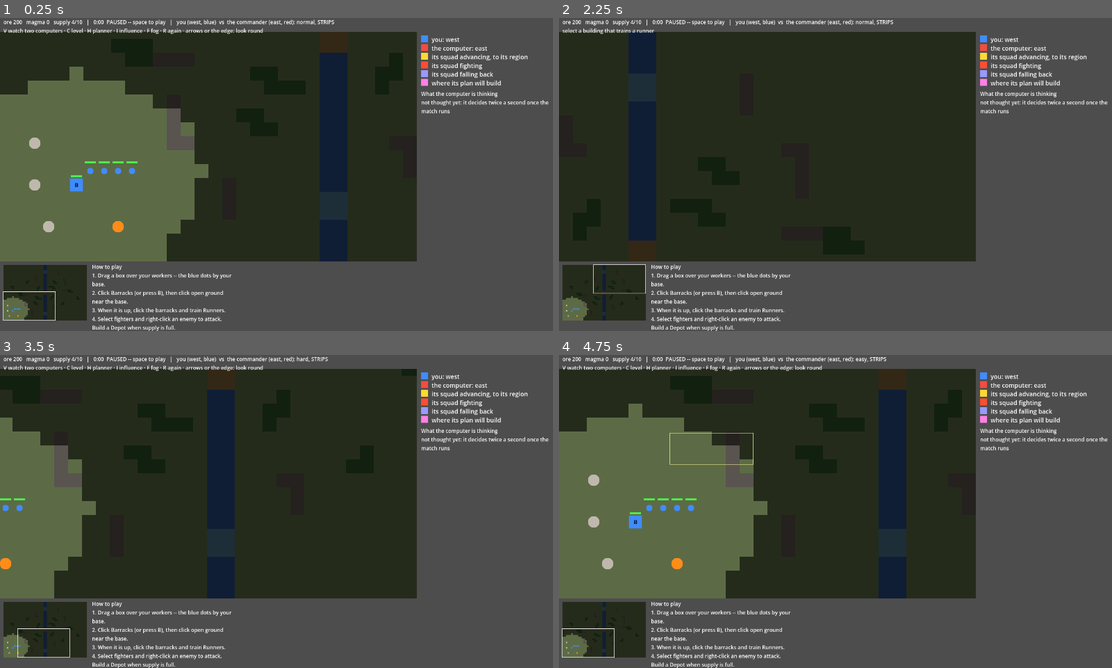
Above: before the commit, frames 1-4 (two rows, left to right).
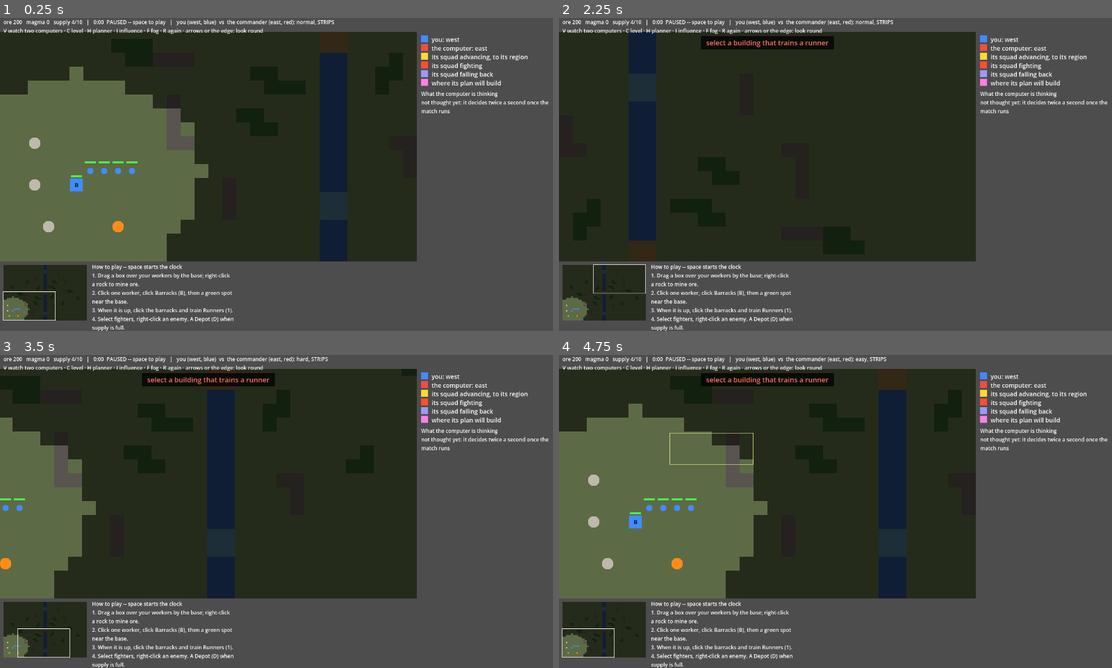
Above: after the commit, the same moments.

Repository: boscocp/game-ai-kit
Game: Godot game, scene res://game/rts/rts.tscn
The game is run twice, just before and just after one commit, with the same random seed, the same clock (stepped at 60 frames per second) and the same inputs. This scene is started directly instead of the project's main scene.
Inputs (mouse positions are in pixels of both pictures, inside the frame that each line leads up to):
- Up to frame 1 (0.25 s): no input
- Up to frame 2 (2.25 s): tap Enter (ui_accept) at 0.5, 1.25, 2 s; drag from (603, 293) to (890, 105) at 0.52 s; drag from (724, 190) to (807, 237) at 1.27 s; move the mouse to (890, 105) at 2.02 s; hold Right (ui_right) from 2.03 s (still down); tap 1 at 2.1 s
- Up to frame 3 (3.5 s): tap C at 2.3 s; release Right (ui_right) at 2.75 s; drag from (248, 574) to (110, 464) at 2.77 s
- Up to frame 4 (4.75 s): move the mouse to (1001, 558) at 3.52 s; hold Left (ui_left) 3.53-4.25 s; tap Space at 3.6 s; tap Enter (ui_accept) at 3.77, 4.25 s; tap C at 3.8 s; drag from (669, 464) to (752, 433) at 4.27 s

The runs differ from the first frame. In frame 1, 0.7% of the frame differs, in the area x 16-43%, y 78-100%; in frame 2, 1.9%, in the area x 0-50%, y 3-100%; in frame 3, 1.6%; in frame 4, 1.6%.

Commit message:
fix: building in the RTS shows what will happen before the click and after it
The owner tried to build a barracks and saw nothing happen. The rules
had taken it -- a site starts at 1 health, a grey slab, and goes up over
fifteen seconds of game once the worker walks there -- or refused it in a
line nobody reads. Now the building under the cursor is drawn green where
RtsRules.why_refused would take it and red with the reason where not (the
rules asked, never given an order); every refusal and every placing is a
message across the map; a site is outlined with its progress; and the
how-to-play says the person's workers start idle.

Diff:
--- a/godot/game/rts/queue_side.gd
+++ b/godot/game/rts/queue_side.gd
@@ -24,6 +24,13 @@
 
 func _fill_queue(view: RtsSnapshot) -> void:
 	_reflexes(view)
+	wish_by_rules(queue, view)
+
+
+## The rules, wished into `queue` for the side `view` belongs to. Static, so
+## a commander told to plan nothing (horizon 0, `RtsLevels`' easy) plays its
+## economy by exactly these.
+static func wish_by_rules(queue: EconomyQueue, view: RtsSnapshot) -> void:
 	var have: Dictionary = _have(view)
 	var seconds: float = float(view.tick) / RtsWorld.TICKS_PER_SECOND
 	if have.get(RtsKinds.BARRACKS, 0) == 0:
@@ -44,7 +51,7 @@
 
 # The fighter it has fewest of, among those it can train now -- runners
 # first on a tie, since they cost no magma.
-func _fewest_fighter(view: RtsSnapshot, have: Dictionary) -> String:
+static func _fewest_fighter(view: RtsSnapshot, have: Dictionary) -> String:
 	var fewest: String = RtsKinds.RUNNER
 	for kind: String in RtsKinds.FIGHTERS:
 		if _can_have(view, have, kind) and have.get(kind, 0) < have.get(fewest, 0):
--- a/godot/game/rts/rts.gd
+++ b/godot/game/rts/rts.gd
@@ -195,7 +195,18 @@
 	if _dragging:
 		_view.dragging = Rect2(_drag_from, motion.position - RtsView.MAP_RECT.position - _drag_from)
 	_view.placing_at = RtsView.to_cell(motion.position)
+	if _view.placing != "":
+		_view.placing_refusal = _why_not_here(_view.placing, _view.placing_at)
 	_view.queue_redraw()
+
+
+# What the rules would say to building `what` at `cell` with a selected
+# worker: asked, never given -- `why_refused` changes nothing.
+func _why_not_here(what: String, cell: Vector2i) -> String:
+	var builder: int = _selected_worker()
+	if builder < 0:
+		return "select a worker to build with"
+	return RtsRules.why_refused(world, RtsScenario.WEST, RtsCommand.build(builder, what, cell))
 
 
 func _on_key(code: Key) -> void:
@@ -232,11 +243,11 @@
 func _on_card(action: String, what: String) -> void:
 	if action == "train":
 		_train(what)
-	elif _selected_movers().any(func(id: int) -> bool: return world.unit(id).kind == RtsKinds.WORKER):
+	elif _selected_worker() >= 0:
 		_view.placing = what
-		last_refusal = "click open ground to put the %s -- right click cancels" % what
+		_say("click open ground to put the %s -- green is a place it can go; right click cancels" % what, false)
 	else:
-		last_refusal = "select a worker to build with"
+		_say("select a worker to build with", true)
 	_refresh()
 
 
@@ -274,14 +285,26 @@
 
 
 func _place(cell: Vector2i) -> void:
+	var builder: int = _selected_worker()
+	var what: String = _view.placing
+	if builder < 0:
+		_say("select a worker to build with", true)
+		_view.placing = ""
+		return
+	_give(RtsCommand.build(builder, what, cell))
+	if last_refusal != "":
+		return
+	_view.placing = ""
+	var seconds: float = float(RtsKinds.of(what, "ticks")) / RtsWorld.TICKS_PER_SECOND
+	_say("%s placed -- the worker walks there and builds it (%d s of game)" % [what, roundi(seconds)], false)
+
+
+# The first worker selected, or -1 when none is.
+func _selected_worker() -> int:
 	for id: int in _selected_movers():
-		var unit: RtsUnit = world.unit(id)
-		if unit != null and unit.kind == RtsKinds.WORKER:
-			_give(RtsCommand.build(id, _view.placing, cell))
-			_view.placing = ""
-			return
-	last_refusal = "select a worker to build with"
-	_view.placing = ""
+		if world.unit(id).kind == RtsKinds.WORKER:
+			return id
+	return -1
 
 
 func _train(kind: String) -> void:
@@ -290,11 +313,21 @@
 		if unit != null and kind in RtsKinds.of(unit.kind, "trains"):
 			_give(RtsCommand.train(id, kind))
 			return
-	last_refusal = "select a building that trains a %s" % kind
+	_say("select a building that trains a %s" % kind, true)
 
 
 func _give(command: RtsCommand) -> void:
 	last_refusal = played.give(RtsScenario.WEST, command)
+	if last_refusal != "":
+		_say(last_refusal, true)
+
+
+# A message across the top of the map for a few seconds: what happened to
+# the order just given. A refusal is red.
+func _say(words: String, bad: bool) -> void:
+	_view.toast = words
+	_view.toast_bad = bad
+	_view.toast_until = Time.get_ticks_msec() + 3500
 
 
 func _selected_movers() -> Array[int]:
--- a/godot/game/rts/rts_art.gd
+++ b/godot/game/rts/rts_art.gd
@@ -70,7 +70,7 @@
 ## which rises as it goes up. False when there is no picture to draw, so
 ## the caller draws a shape instead.
 func draw_unit(canvas: CanvasItem, unit: Dictionary, centre: Vector2, cell: float,
-		facing: Vector2, walking: bool, tick: int) -> bool:
+		facing: Vector2, walking: bool, tick: int, tint: Color = Color.WHITE) -> bool:
 	var kind: String = unit["kind"]
 	if not found or not _images.has(kind):
 		return false
@@ -84,7 +84,7 @@
 		mirrored = octant > 4
 	var cells: float = UNIT_CELLS if int(sheet["directions"]) > 1 else BUILDING_CELLS
 	var size: Vector2 = frame * (cell * cells / maxf(frame.x, frame.y))
-	canvas.draw_texture_rect(_frame_of(kind, maxi(unit["side"], 0), at, mirrored), Rect2(centre - size / 2.0, size), false)
+	canvas.draw_texture_rect(_frame_of(kind, maxi(unit["side"], 0), at, mirrored), Rect2(centre - size / 2.0, size), false, tint)
 	return true
 
 
--- a/godot/game/rts/rts_command_card.gd
+++ b/godot/game/rts/rts_command_card.gd
@@ -37,11 +37,11 @@
 	RtsKinds.BARRACKS: "B", RtsKinds.DEPOT: "D", RtsKinds.LAB: "L", RtsKinds.TOWER: "T", RtsKinds.BASE: "E",
 	RtsKinds.WORKER: "W", RtsKinds.RUNNER: "1", RtsKinds.SHIELD: "2", RtsKinds.MORTAR: "3",
 }
-const HOW_TO_PLAY: String = "How to play\n" \
-	+ "1. Drag a box over your workers -- the blue dots by your base.\n" \
-	+ "2. Click Barracks (or press B), then click open ground near the base.\n" \
-	+ "3. When it is up, click the barracks and train Runners.\n" \
-	+ "4. Select fighters and right-click an enemy to attack. Build a Depot when supply is full."
+const HOW_TO_PLAY: String = "How to play -- space starts the clock\n" \
+	+ "1. Drag a box over your workers by the base; right-click a rock to mine ore.\n" \
+	+ "2. Click one worker, click Barracks (B), then a green spot near the base.\n" \
+	+ "3. When it is up, click the barracks and train Runners (1).\n" \
+	+ "4. Select fighters, right-click an enemy. A Depot (D) when supply is full."
 const BUTTON_SIZE := Vector2(74.0, 50.0)
 
 @onready var _info: Label = $Info
--- a/godot/game/rts/rts_commander.gd
+++ b/godot/game/rts/rts_commander.gd
@@ -48,6 +48,11 @@
 var plans: Array[Dictionary] = []
 
 var _planned_at: int = -1
+# How much it over- or under-counts each kind of enemy fighter it has seen:
+# `evaluation_noise` read as a misjudgement of the enemy's army, drawn once
+# so it misreads the same way all match rather than dithering between
+# counters. 1 for each at a noise of 0.
+var _misjudged: Dictionary = {}
 # What the plan put in the queue last decision.
 var _wished: Array[String] = []
 
@@ -58,10 +63,20 @@
 		use_planner: BuildOrder.Planner = BuildOrder.Planner.STRIPS) -> void:
 	super(side_played, side_level, seed_value)
 	planner = use_planner
+	var dice := RandomNumberGenerator.new()
+	dice.seed = seed_value + 2
+	for kind: String in RtsKinds.FIGHTERS:
+		_misjudged[kind] = 1.0 + dice.randf_range(-level.evaluation_noise, level.evaluation_noise)
 
 
 func _fill_queue(view: RtsSnapshot) -> void:
 	_reflexes(view)
+	if level.plan_horizon == 0:
+		goal_facts = goal(view)
+		steps.clear()
+		schedule.clear()
+		QueueSide.wish_by_rules(queue, view)
+		return
 	var held: PackedStringArray = BuildOrder.facts(view)
 	var wanted: PackedStringArray = goal(view)
 	steps = _still_to_do(steps, held)
@@ -78,7 +93,7 @@
 	var seen: Dictionary = belief.seen_fighters()
 	var most: String = ""
 	for kind: String in seen:
-		if most == "" or seen[kind] > seen[most]:
+		if most == "" or seen[kind] * _misjudged[kind] > seen[most] * _misjudged[most]:
 			most = kind
 	var seconds: float = float(view.tick) / RtsWorld.TICKS_PER_SECOND
 	if most == "":
@@ -97,7 +112,8 @@
 	var shown: Dictionary = super(view)
 	shown["goal"] = goal_facts
 	shown["plan"] = schedule.duplicate(true)
-	shown["planner"] = "STRIPS" if planner == BuildOrder.Planner.STRIPS else "HTN"
+	shown["planner"] = "no plan: the queues' rules" if level.plan_horizon == 0 \
+		else ("STRIPS" if planner == BuildOrder.Planner.STRIPS else "HTN")
 	return shown
 
 
--- a/godot/game/rts/rts_levels.gd
+++ b/godot/game/rts/rts_levels.gd
@@ -7,14 +7,17 @@
 ## does not. What each knob means here:
 ##
 ## - `plan_horizon`: how many steps of the build order the commander looks
-##   ahead. Short, and it walks towards the lab without seeing the mortars
-##   at the end of the chain -- a partial plan, followed and replanned.
+##   ahead. 0 is no plan at all: the economy runs on `QueueSide`'s rules,
+##   measured weaker than the plan. Short, and it walks towards the lab
+##   without seeing the mortars at the end of the chain.
 ## - `search_depth`: 1, a squad weighs the enemy at the region it scores; 2,
 ##   also the enemy round it, who could arrive while it fights.
 ## - `evaluation_noise`: how much each region's score is blurred, as a
-##   fraction either way, before a squad takes the best.
+##   fraction either way, before a squad takes the best -- and how much the
+##   commander misjudges the count of each enemy fighter it has seen, so a
+##   noisy level can build the wrong counter.
 ##
-## Chosen by measurement, not taste: `test/rts_match.gd` plays each level
+## Chosen by measurement, not taste: `make rts-measure` plays each level
 ## against the one below and prints the record, and a level that cannot be
 ## told from its neighbour is cut, as T12 cut its five to three.
 ##
@@ -27,8 +30,8 @@
 ## The levels, weakest first.
 static func presets() -> Array[Difficulty]:
 	return [
-		Difficulty.new("easy", 2, 1, 0.6),
-		Difficulty.new("normal", 4, 1, 0.2),
+		Difficulty.new("easy", 0, 1, 0.6),
+		Difficulty.new("normal", 4, 1, 0.5),
 		Difficulty.new("hard", 8, 2, 0.0),
 	]
 
--- a/godot/game/rts/rts_view.gd
+++ b/godot/game/rts/rts_view.gd
@@ -55,6 +55,14 @@
 ## A building being placed: its kind, or "" for none, and the cell under the mouse.
 var placing: String = ""
 var placing_at: Vector2i = Vector2i(-1, -1)
+## Why the rules would refuse the building under the cursor; "" when they
+## would take it. Asked of `RtsRules` itself, so the preview cannot disagree
+## with the click.
+var placing_refusal: String = ""
+## A message across the top of the map, and until when it shows (msec).
+var toast: String = ""
+var toast_bad: bool = false
+var toast_until: int = 0
 var art: RtsArt
 
 ## The match's tick, which paces the walking frames.
@@ -125,7 +133,9 @@
 	if not everything:
 		_draw_fog()
 	if placing != "" and placing_at != Vector2i(-1, -1):
-		draw_rect(Rect2(to_screen(Vector2(placing_at)), Vector2(CELL, CELL)), Color(1, 1, 1, 0.35))
+		_draw_placing()
+	if toast != "" and Time.get_ticks_msec() < toast_until:
+		_draw_toast()
 	if dragging.size != Vector2.ZERO:
 		draw_rect(dragging.abs(), SELECTED, false, 1.0)
 
@@ -179,6 +189,42 @@
 	var bar := Rect2(centre + Vector2(-CELL * 0.4, -CELL * 0.7), Vector2(CELL * 0.8, 4.0))
 	draw_rect(bar, Color(0.2, 0.0, 0.0))
 	draw_rect(Rect2(bar.position, Vector2(bar.size.x * clampf(unit["health"] / full, 0.0, 1.0), bar.size.y)), Color(0.3, 0.95, 0.3))
+	if not unit["complete"]:
+		_draw_construction(unit, centre)
+
+
+# A site going up: its cell outlined, and how far along it is -- from the
+# work done for one's own, from its health for anybody else's.
+func _draw_construction(unit: Dictionary, centre: Vector2) -> void:
+	var share: float = float(unit["health"]) / float(RtsKinds.of(unit["kind"], "health"))
+	if unit.has("progress"):
+		share = float(unit["progress"]) / float(RtsKinds.of(unit["kind"], "ticks"))
+	draw_rect(Rect2(centre - Vector2(CELL, CELL) * 0.5, Vector2(CELL, CELL)), Color(1.0, 0.9, 0.3), false, 2.0)
+	draw_string(ThemeDB.fallback_font, centre + Vector2(-CELL, CELL * 0.95), "building %d%%" % roundi(share * 100.0),
+		HORIZONTAL_ALIGNMENT_LEFT, -1.0, 12, Color(1.0, 0.9, 0.3))
+
+
+# The building under the cursor, as it would stand: green where the rules
+# take it, red where they would not, with why.
+func _draw_placing() -> void:
+	var good: bool = placing_refusal == ""
+	var tint := Color(0.5, 1.0, 0.5, 0.7) if good else Color(1.0, 0.4, 0.4, 0.7)
+	var centre: Vector2 = to_screen(Vector2(placing_at) + Vector2(0.5, 0.5))
+	var ghost: Dictionary = {"kind": placing, "side": 0, "health": RtsKinds.of(placing, "health"), "complete": true}
+	if art == null or not art.draw_unit(self, ghost, centre, CELL, Vector2.ZERO, false, tick, tint):
+		draw_rect(Rect2(centre - Vector2(CELL, CELL) * 0.5, Vector2(CELL, CELL)), tint)
+	draw_rect(Rect2(centre - Vector2(CELL, CELL) * 0.5, Vector2(CELL, CELL)), tint, false, 2.0)
+	var words: String = "click to build the %s" % placing if good else placing_refusal
+	draw_string(ThemeDB.fallback_font, centre + Vector2(CELL, -CELL * 0.6), words, HORIZONTAL_ALIGNMENT_LEFT, -1.0, 13, tint)
+
+
+func _draw_toast() -> void:
+	var font: Font = ThemeDB.fallback_font
+	var width: float = font.get_string_size(toast, HORIZONTAL_ALIGNMENT_LEFT, -1.0, 16).x
+	var box := Rect2(Vector2((MAP_RECT.size.x - width) / 2.0 - 12.0, 10.0), Vector2(width + 24.0, 30.0))
+	draw_rect(box, Color(0.0, 0.0, 0.0, 0.75))
+	var colour := Color(1.0, 0.45, 0.4) if toast_bad else Color(0.6, 1.0, 0.6)
+	draw_string(font, box.position + Vector2(12.0, 21.0), toast, HORIZONTAL_ALIGNMENT_LEFT, -1.0, 16, colour)
 
 
 ## A plain shape per kind, so the board reads with no art at all: a dot for
